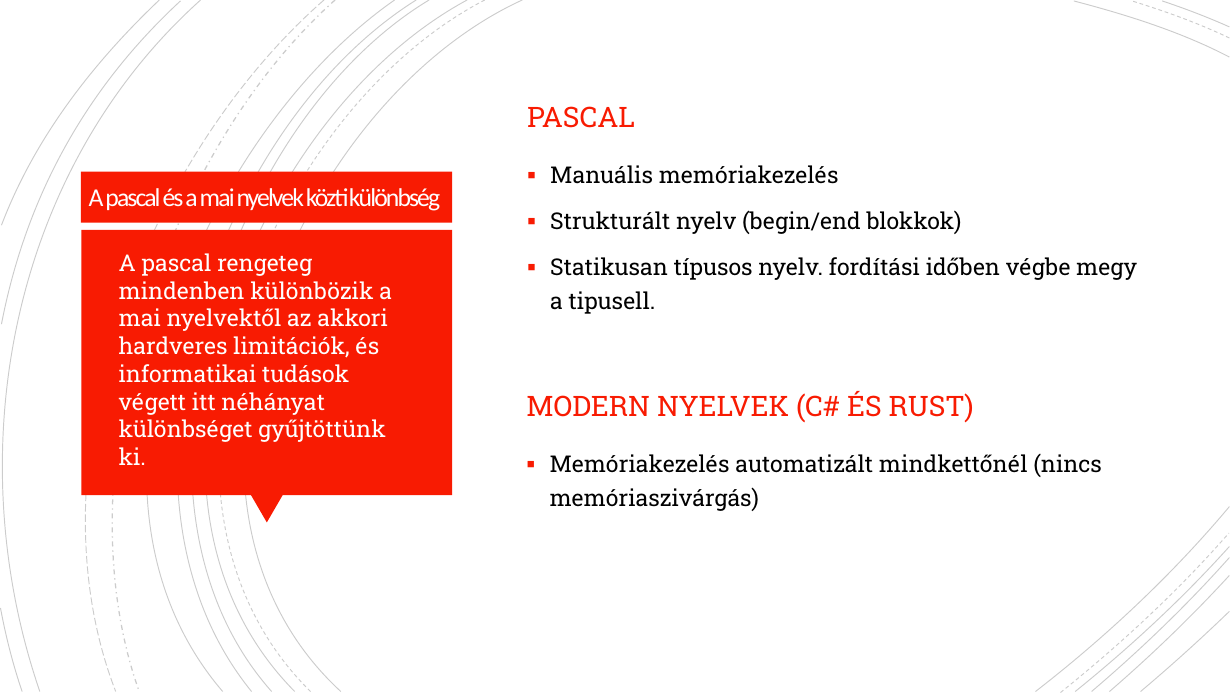
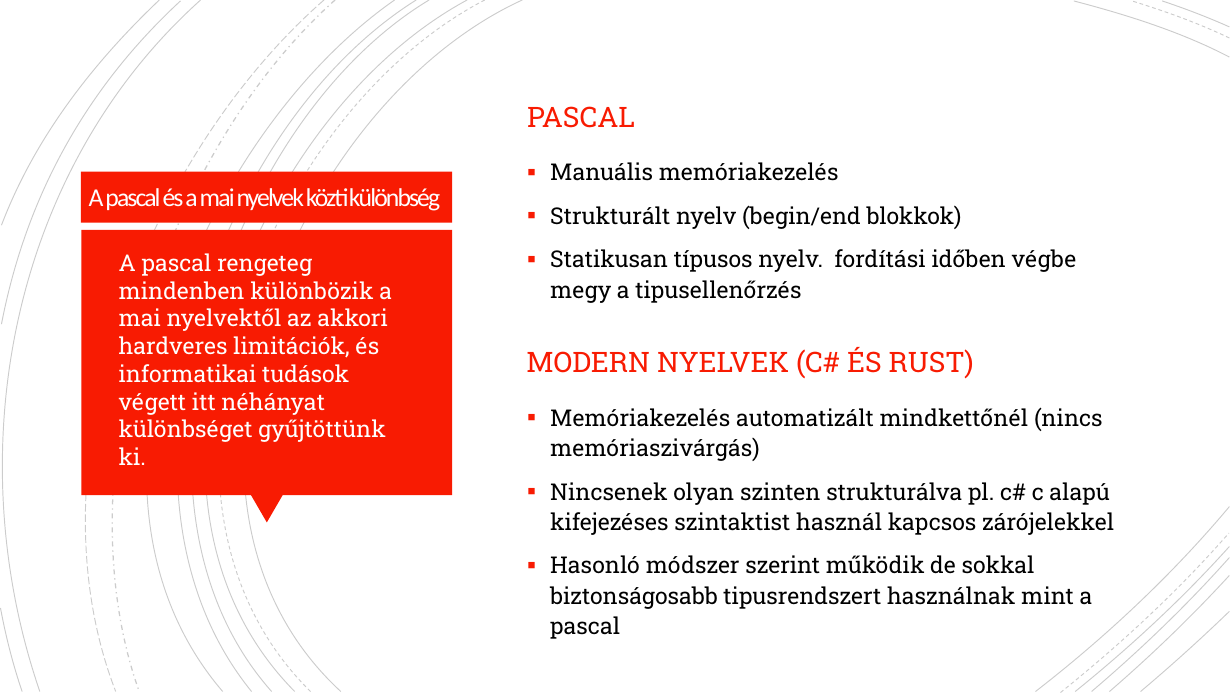
Before and after one commit to Minecraftprovsnoob/Projekt-munka, a slide deck: slide 10 of projekt ppt.pptx. Drawn at 1232x693 pixels with LibreOffice and Linux fonts; fonts in the diff are those of the drawing. Boxes give left, top, right and bottom in pixels: in the first picture for what was removed or moved away, otherwise in the second. Text is boxed around its words. In the diff, an @@ line names an element or a change of style, - is before the commit and + after.

```diff
--- a/projekt ppt.pptx
+++ b/projekt ppt.pptx
@@ text at <box>550,162,962,229</box>: line spacing 1.2 to 1.1 @@
@@ text at <box>550,249,1077,303</box>: text changed @@
-▪ Statikusan típusos nyelv. fordítási időben végbe megy a tipusell.
+▪ Statikusan típusos nyelv. fordítási időben végbe megy a tipusellenőrzés
@@ text "MODERN NYELVEK (C# ÉS RUST)": place and size @@
-text "MODERN NYELVEK (C# ÉS RUST)" at <box>526,391,974,422</box>
+text "MODERN NYELVEK (C# ÉS RUST)" at <box>526,347,974,378</box>
@@ text "Memóriakezelés automatizált mindkettőnél (nincs memóriaszivá ...": place and size @@
-text "Memóriakezelés automatizált mindkettőnél (nincs memóriaszivá ..." at <box>550,454,1102,511</box>
+text "Memóriakezelés automatizált mindkettőnél (nincs memóriaszivá ..." at <box>550,407,1114,639</box>
@@ text at <box>550,407,1103,461</box>: line spacing 1.2 to 1.1 @@
@@ text at <box>550,482,1114,639</box>: paragraphs added @@
+▪ Nincsenek olyan szinten strukturálva pl. c# c alapú kifejezéses szintaktist használ kapcsos zárójelekkel
+▪ Hasonló módszer szerint működik de sokkal biztonságosabb tipusrendszert használnak mint a pascal
```
Also in this commit, not shown: 1 other slide changed, 1 slide added, 1 other file.
